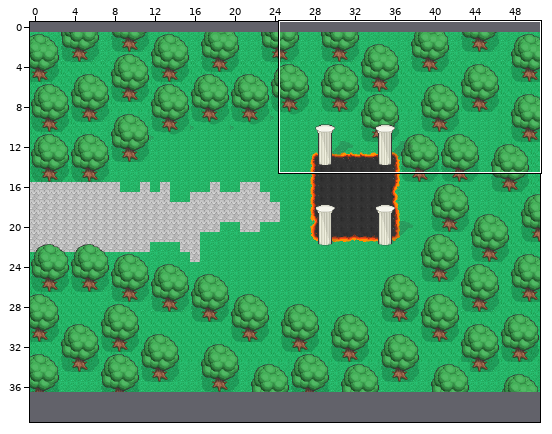
Level history. Tiled map (JSON): public/assets/map/boss.json. The picture above shows the old version from afar; the outline marks the close-up.
Close-up. Old version:
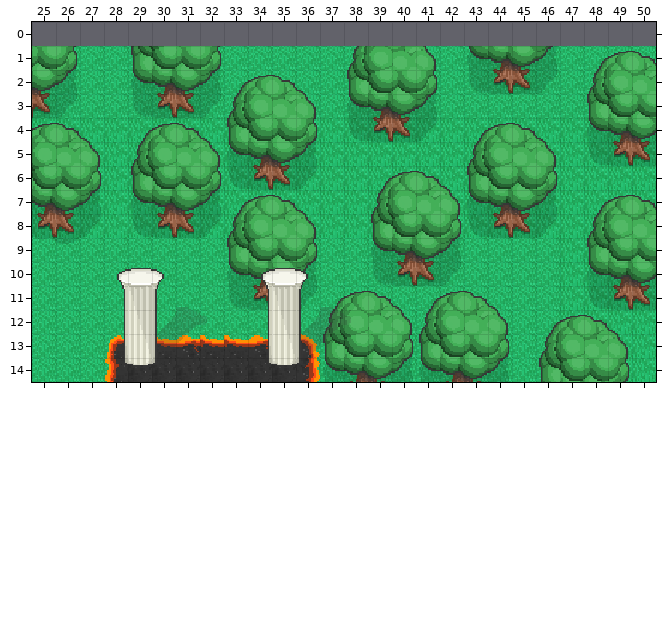
Cells are 16x16 px. Shown: x 25..50, y 0..14. The commit also changed other parts of the map, which this record leaves out. The old version is drawn lined up with the new one.
New version:
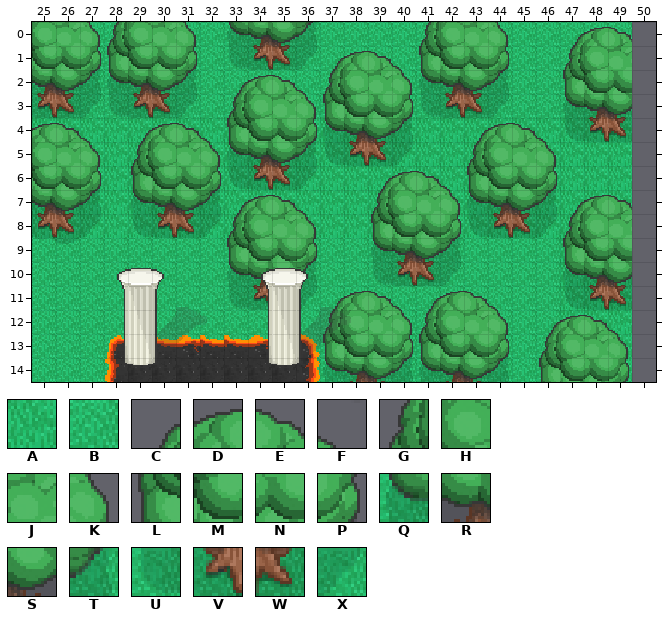
Key: from "tilesheett": A 153, B 173, C 212, D 213, E 214, F 215, G 232, H 233, J 234, K 235, L 252, M 253, N 254, P 255, Q 272, R 273, S 274, T 275, U 292, V 293, W 294, X 295.
_ is an empty cell.
Tiles replaced or removed in this view: A, B, C, D, E, G, H, J, K, L, M, N, P, Q, R, S, T, U, V, W, X.
See-through tiles are keyed as they look on the map.
From old to new:
Changed rows in their new state; . is an unchanged cell.
map size 51x36 -> 50x40 cells (old content now starts at 0,1; both pictures use the new coordinates)
Layer "Tile Layer 1":
first column x 27:
 0 BB..BBBBBBBBBBB..BBBBBB.
 1 ......................._
 2 ......................._
 3 ......................._
 4 ......................._
 5 ......................._
 6 ......................._
 7 ......................._
 8 ......................._
 9 ......................._
10 ......................._
11 ......................._
12 ......................._
13 ......................._
14 ......................._
Layer "Tree":
first column x 25:
 0 HJKGHJK.QRST....GHJK..CDE.
 1 MNPLMNP_UVWXCDEFLMNP__GHJ_
 2 RSTQRST_....GHJKQRST__LMN_
 3 VWXUVWX_....LMNPUVWX..QRS_
 4 ............QRST_.....UVW_
 5 ............UVWX.......___
 7 ......................CDE_
 8 ......................GHJ_
 9 ......................LMN_
10 ......................QRS_
11 ......................UVW_
